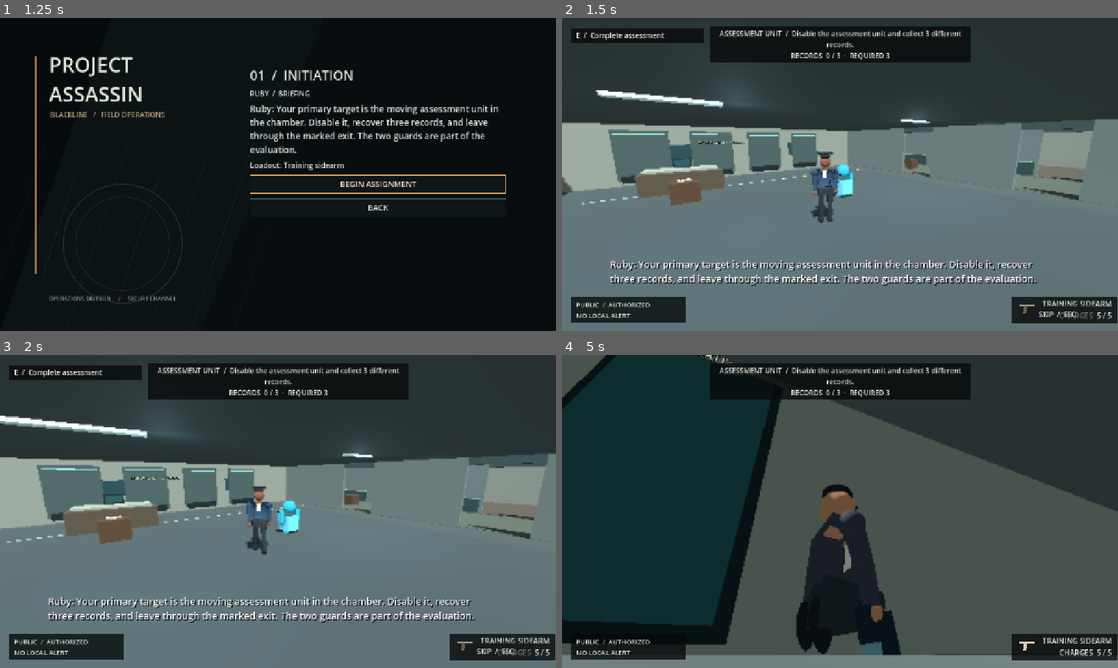
Above: before the commit, frames 1-4 (two rows, left to right).
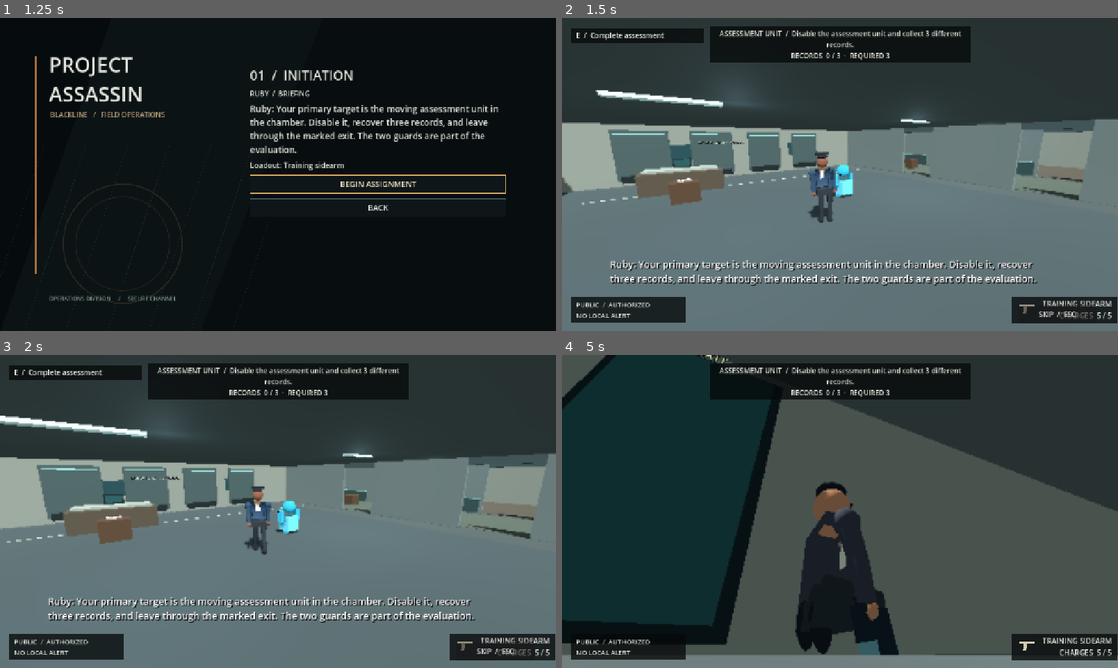
Above: after the commit, the same moments.

Repository: CoolgamerProXD/Stealty-Assasin-redesigned-computing-machine-Beta
Game: Godot game, scene res://scenes/main_menu.tscn
Two runs of this game, one before a commit and one after it. Both use one fixed random seed, a clock stepped at 60 frames per second and the inputs below.
Inputs (mouse positions are in pixels of both pictures, inside the frame that each line leads up to):
- Up to frame 1 (1.25 s): click "CAMPAIGN / NEXT ASSIGNMENT" at 0.5 s
- Up to frame 2 (1.5 s): click "BEGIN ASSIGNMENT" at 1.25 s
- Up to frame 3 (2 s): no input
- Up to frame 4 (5 s): click "SKIP / ESC" at 2 s; move the mouse to (867, 511) at 2.77 s; hold C (crouch) 2.78-3.53 s; hold W (move_forward) from 2.78 s (still down); click (867, 511) at 2.92 s; move the mouse to (812, 511) at 3.52 s; right-click (812, 511) at 3.6 s; tap C (crouch) at 3.8 s; move the mouse to (851, 505) at 4.27 s; hold C (crouch) from 4.28 s (still down)

Frame 1 is identical in both runs. In frame 2, 0.3% of the frame differs, in the area x 44-50%, y 42-64%; in frame 3, 0.1%; in frame 4, 1.5%, in the area x 41-61%, y 40-96%.

Commit message:
Blend character weight and turning; align monument approach [windows]
Co-authored-by: arena-agent <297053741+arena-agent@users.noreply.github.com>

Diff:
--- a/scripts/npc/npc.gd
+++ b/scripts/npc/npc.gd
@@ -246,6 +246,8 @@
   if profile.occupation == "security":
    person.weapon_equipped = state == "alerted"
    person.weapon_aiming = state == "alerted"
-  person.animate_motion(delta, Vector2(velocity.x, velocity.z).length())
+  var previous_heading := person.rotation.y
   if velocity.length_squared() > 0.1:
    person.rotation.y = lerp_angle(person.rotation.y, atan2(-velocity.x, -velocity.z), 1.0 - exp(-delta * 8.0))
+  var turn_rate := angle_difference(previous_heading, person.rotation.y) / maxf(delta, 0.001)
+  person.animate_motion(delta, Vector2(velocity.x, velocity.z).length(), turn_rate)
--- a/scripts/player/player.gd
+++ b/scripts/player/player.gd
@@ -128,12 +128,14 @@
  else: velocity.y = -0.1
  move_and_slide()
  var moving_speed := Vector2(velocity.x, velocity.z).length()
+ var previous_visual_heading := body_mesh.rotation.y
  if moving_speed > 0.2 and not aiming:
   var local_motion := global_basis.inverse() * Vector3(velocity.x, 0, velocity.z)
   body_mesh.rotation.y = lerp_angle(body_mesh.rotation.y, atan2(-local_motion.x, -local_motion.z), 1.0 - exp(-delta * 10.0))
  elif aiming:
   body_mesh.rotation.y = lerp_angle(body_mesh.rotation.y, 0.0, 1.0 - exp(-delta * 12.0))
- body_mesh.animate_motion(delta, moving_speed)
+ var turn_rate := angle_difference(previous_visual_heading, body_mesh.rotation.y) / maxf(delta, 0.001)
+ body_mesh.animate_motion(delta, moving_speed, turn_rate)
  # Trigger steps from the same phase driving the legs, not a separate timer.
  var step_index := floori(body_mesh.phase / PI)
  if is_on_floor() and moving_speed > 0.5 and step_index != last_footstep_index:
--- a/scripts/visuals/stylized_person.gd
+++ b/scripts/visuals/stylized_person.gd
@@ -153,11 +153,13 @@
  role = value
  if clothing: clothing.albedo_color = _role_color()
 
-func animate_motion(delta: float, speed: float) -> void:
+func animate_motion(delta: float, speed: float, turning_rate: float = 0.0) -> void:
  if not left_leg: return
  var blend := 1.0 - exp(-delta * 10.0)
  gait_speed = lerpf(gait_speed, speed, 1.0 - exp(-delta * 8.0))
- phase += delta * minf(gait_speed, 5.0) * 2.6
+ # Cadence follows actual speed, with restrained role-specific variation.
+ var cadence := 2.45 if role == "security" else (2.75 if role == "civilian" else 2.6)
+ phase += delta * minf(gait_speed, 5.0) * cadence
  idle_phase += delta * 2.0
  var swing := sin(phase) * minf(gait_speed * 0.16, 0.6)
  weapon_draw = move_toward(weapon_draw, 1.0 if weapon_equipped else 0.0, delta * 3.0)
@@ -165,6 +167,13 @@
  weapon_aim_blend = move_toward(weapon_aim_blend, 1.0 if weapon_aiming and weapon_equipped else 0.0, delta * 4.0)
  torso.rotation.z = sin(idle_phase * 0.5) * 0.008
  torso.rotation.x = sin(idle_phase * 0.5) * 0.008
+ # Weight shift and turn lean follow the animated body's real movement,
+ # instead of adding a separate decorative walk cycle.
+ var moving_weight := clampf(gait_speed / 2.5, 0.0, 1.0)
+ var sway := sin(phase) * 0.025 * moving_weight + sin(idle_phase * 0.38) * 0.012 * (1.0 - moving_weight)
+ upper_body.rotation.z = lerpf(upper_body.rotation.z, sway - clampf(turning_rate, -2.0, 2.0) * 0.035, blend)
+ upper_body.rotation.x = lerpf(upper_body.rotation.x, -minf(gait_speed, 4.7) * 0.025, blend)
+ upper_body.position.x = lerpf(upper_body.position.x, sin(idle_phase * 0.38) * 0.014 * (1.0 - moving_weight), blend)
  # Independent knees bend during swing and crouch. Torso descends without
  # squashing the head or changing the model's horizontal proportions.
  upper_body.position.y = lerpf(upper_body.position.y, -0.70 * crouch_amount + ground_adjust, blend)
--- a/scripts/world/landscape_preview.gd
+++ b/scripts/world/landscape_preview.gd
@@ -480,7 +480,9 @@
 func _buddha_approach() -> void:
  var ramp := StaticBody3D.new()
  ramp.name = "BuddhaViewingApproach"
- ramp.position = Vector3(0,1.17,-18.0)
+ # Shift the high end just beyond the leading edge of the plinth so the
+ # capsule meets the terrace at floor height rather than hitting a vertical lip.
+ ramp.position = Vector3(0,1.17,-17.45)
  ramp.rotation.x = atan(2.4 / 5.0)
  add_child(ramp)
  var shape := BoxShape3D.new()
--- a/tests/hong_kong_campaign_test.gd
+++ b/tests/hong_kong_campaign_test.gd
@@ -37,6 +37,11 @@
  check(test_guard.state == "alerted", "security escalates after the grace period")
  test_guard.tick_trespass(0.1, false)
  check(test_guard.state == "returning", "leaving the restricted area de-escalates security")
+ var old_phase := test_guard.person.phase
+ for frame: int in range(30): test_guard.person.animate_motion(1.0 / 60.0, 3.0, 1.0)
+ check(test_guard.person.phase > old_phase and test_guard.person.gait_speed > 2.5 and absf(test_guard.person.upper_body.rotation.z) > 0.005, "security animation responds to motion and turning")
+ for frame: int in range(90): test_guard.person.animate_motion(1.0 / 60.0, 0.0, 0.0)
+ check(test_guard.person.gait_speed < 0.05 and absf(test_guard.person.upper_body.rotation.x) < 0.01, "animation blends back to idle after stopping")
  test_guard.queue_free()
  var visitor := HotelNpc.new()
  visitor.profile = NpcProfile.new()
